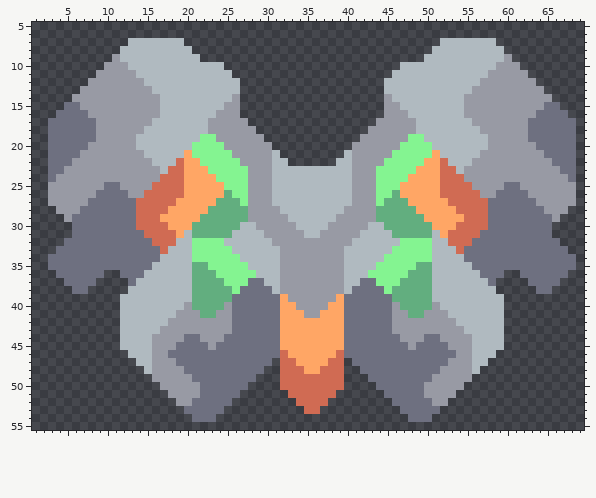
Two versions of one sprite sheet, sprites/units/front/front-mech.png. That is the earlier state.
The file is 72x66 pixels. Shown: x 1..69, y 5..55.
After the commit:
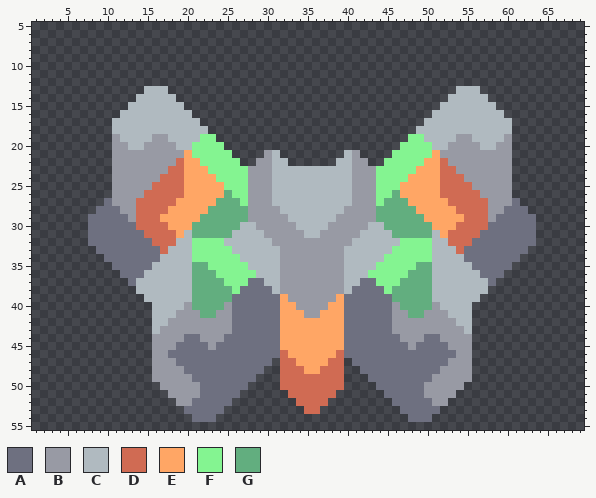
Palette (. is transparent): A #6e7080  B #989aa4  C #b0bac0  D #d06b53  E #ffa665  F #84f491  G #62ae7f
Author's note on the commit: lose weight with this one simple trick!
Change:
Changed rows in their new state; - is an unchanged pixel.
first column x 3:
 7 ----------.......--------------------------------.......----------
 8 ---------.........------------------------------.........---------
 9 --------...........----------------------------...........--------
10 -------...............----------------------...............-------
11 ------.................--------------------.................------
12 -----...................------------------...................-----
13 ----........C--.........------------------.........--C........----
14 ---........CCC--........------------------........--CCC........---
15 --........CCCC---.......------------------.......---CCCC........--
16 -........CCCCC----......------------------......----CCCCC........-
17 ........CCCCC------......----------------......------CCCCC........
18 ........CCCC--------......--------------......--------CCCC........
19 ........-CC--BB------......------------......------BB--CC-........
20 ........--C-BBBB------......----------......------BBBB-C--........
21 ........----BBBBB------....------------....------BBBBB----........
22 ........-----BBB--------..--------------..--------BBB-----........
23 ........------B------------------------------------B------........
24 ........--------------------------------------------------........
25 ........B------------------------------------------------B........
26 ........BB----------------------------------------------BB........
27 .......-BBB--------------------------------------------BBB-.......
28 -.....---BB--------------------------------------------BB---.....-
29 --...-----B--------------------------------------------B-----...--
30 ---..--------------------------------------------------------..---
31 ---..--------------------------------------------------------..---
32 --...--------------------------------------------------------...--
33 -.....------------------------------------------------------.....-
34 .......----------------------------------------------------.......
35 ........--------------------------------------------------........
36 -......----------------------------------------------------......-
37 --....------------------------------------------------------....--
38 ---..-----.--------------------------------------------.-----..---
39 ---------...------------------------------------------...---------
40 ---------....----------------------------------------....---------
41 ---------....----------------------------------------....---------
42 ---------....----------------------------------------....---------
43 ---------....----------------------------------------....---------
44 ---------....----------------------------------------....---------
45 ---------....----------------------------------------....---------
46 ----------...----------------------------------------...----------
47 -----------..----------------------------------------..-----------
48 ------------.----------------------------------------.------------
Changed places in both pictures, as pixel boxes (x1, y1, x2, y2):
changed: (48, 38, 272, 374)
changed: (352, 38, 576, 374)
